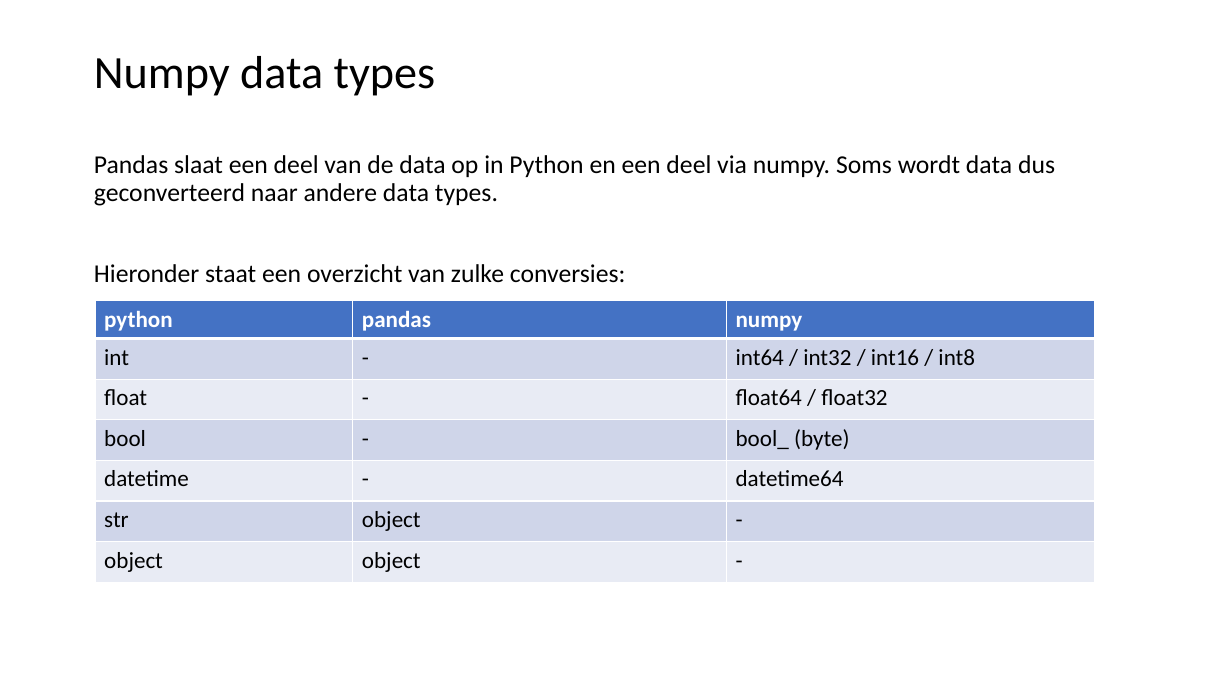
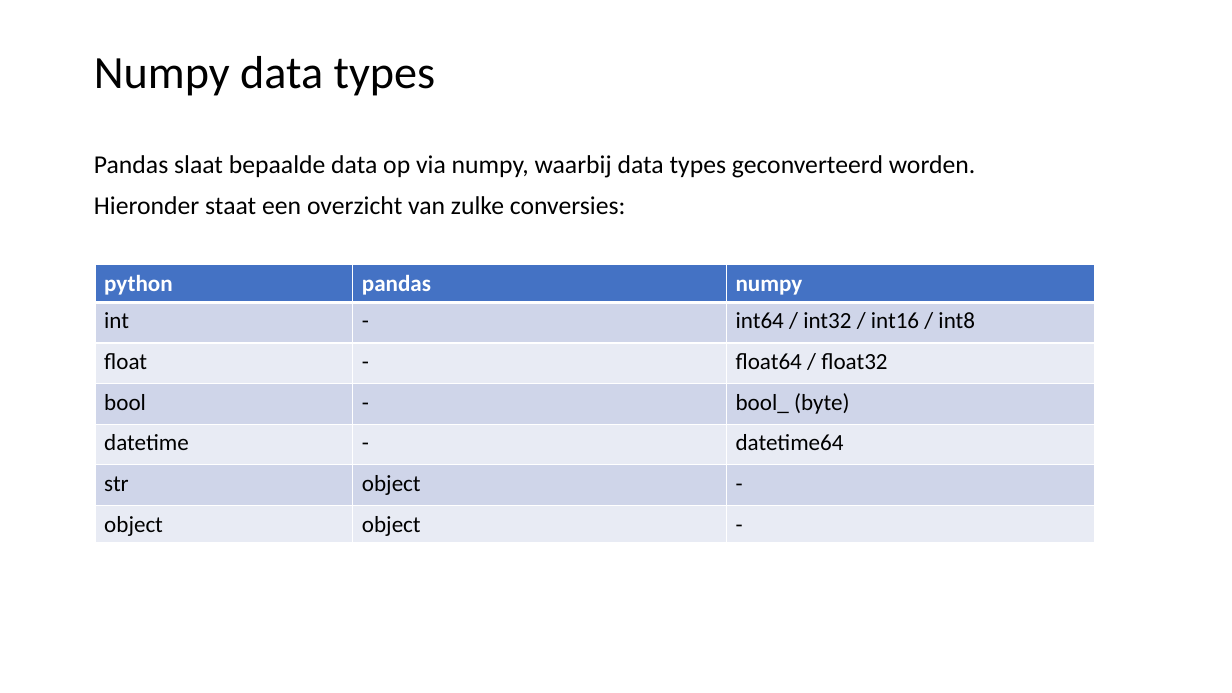
Before and after one commit to LFKoning/knowledge-sharing, a slide deck: slide 6 of python_course/3_pandas_plotting/python_cursus_3.pptx (slide 5 before the commit). Drawn at 1232x693 pixels with LibreOffice and Linux fonts; fonts in the diff are those of the drawing. Boxes give left, top, right and bottom in pixels: in the first picture for what was removed or moved away, otherwise in the second. Text is boxed around its words. In the diff, an @@ line names an element or a change of style, - is before the commit and + after.

Commit message:
Update Python course slides

```diff
--- a/python_course/3_pandas_plotting/python_cursus_3.pptx
+++ b/python_course/3_pandas_plotting/python_cursus_3.pptx
@@ text at (94, 155, 976, 178): text changed @@
-Pandas slaat een deel van de data op in Python en een deel via numpy. Soms wordt data dus geconverteerd naar andere data types.
+Pandas slaat bepaalde data op via numpy, waarbij data types geconverteerd worden.
@@ table: place and size @@
-table at (95, 301, 1095, 582)
+table at (95, 265, 1095, 543)
```
Also in this commit, not shown: 3 other slides changed, 1 slide added, 1 other file.
